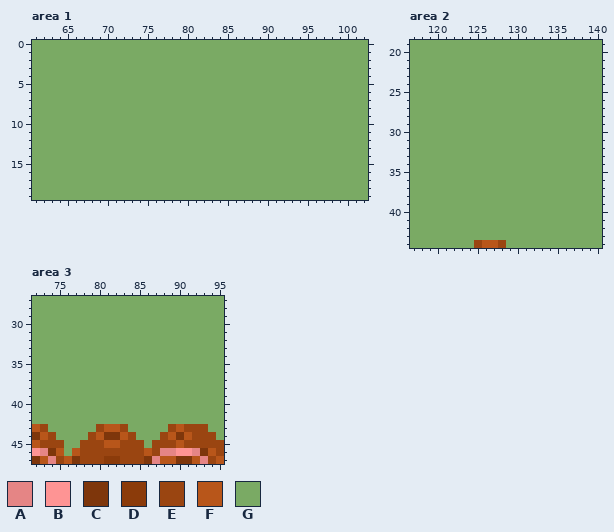
Pixel-art file, stored at Art Assets/Aseprite Files/experiment-3.aseprite. Above, as it was before the edit.
220x178 pixels, 1 frame. Colours within 5 levels of each other are drawn and written as one. Shown: area 1: x 61..102, y 0..19; area 2: x 117..140, y 19..44; area 3: x 72..95, y 27..47. The commit also changed other parts of the picture, which this record leaves out.
Visible layers, top first: "Front", "BG".
Palette (. is transparent): A #e58585  B #fe9494  C #7e360b  D #8b3b0a  E #9a4511  F #b8561a  G #7aaa64
Pixels before, area 1, first column x 61:
 0 GGGGGGGGGGGGGGGGGGGGGGGGGGGGGGGGGGGGGGGGGG
 1 GGGGGGGGGGGGGGGGGGGGGGGGGGGGGGGGGGGGGGGGGG
 2 GGGGGGGGGGGGGGGGGGGGGGGGGGGGGGGGGGGGGGGGGG
 3 GGGGGGGGGGGGGGGGGGGGGGGGGGGGGGGGGGGGGGGGGG
 4 GGGGGGGGGGGGGGGGGGGGGGGGGGGGGGGGGGGGGGGGGG
 5 GGGGGGGGGGGGGGGGGGGGGGGGGGGGGGGGGGGGGGGGGG
 6 GGGGGGGGGGGGGGGGGGGGGGGGGGGGGGGGGGGGGGGGGG
 7 GGGGGGGGGGGGGGGGGGGGGGGGGGGGGGGGGGGGGGGGGG
 8 GGGGGGGGGGGGGGGGGGGGGGGGGGGGGGGGGGGGGGGGGG
 9 GGGGGGGGGGGGGGGGGGGGGGGGGGGGGGGGGGGGGGGGGG
10 GGGGGGGGGGGGGGGGGGGGGGGGGGGGGGGGGGGGGGGGGG
11 GGGGGGGGGGGGGGGGGGGGGGGGGGGGGGGGGGGGGGGGGG
12 GGGGGGGGGGGGGGGGGGGGGGGGGGGGGGGGGGGGGGGGGG
13 GGGGGGGGGGGGGGGGGGGGGGGGGGGGGGGGGGGGGGGGGG
14 GGGGGGGGGGGGGGGGGGGGGGGGGGGGGGGGGGGGGGGGGG
15 GGGGGGGGGGGGGGGGGGGGGGGGGGGGGGGGGGGGGGGGGG
16 GGGGGGGGGGGGGGGGGGGGGGGGGGGGGGGGGGGGGGGGGG
17 GGGGGGGGGGGGGGGGGGGGGGGGGGGGGGGGGGGGGGGGGG
18 GGGGGGGGGGGGGGGGGGGGGGGGGGGGGGGGGGGGGGGGGG
19 GGGGGGGGGGGGGGGGGGGGGGGGGGGGGGGGGGGGGGGGGG
Pixels before, area 2, first column x 117:
19 GGGGGGGGGGGGGGGGGGGGGGGG
20 GGGGGGGGGGGGGGGGGGGGGGGG
21 GGGGGGGGGGGGGGGGGGGGGGGG
22 GGGGGGGGGGGGGGGGGGGGGGGG
23 GGGGGGGGGGGGGGGGGGGGGGGG
24 GGGGGGGGGGGGGGGGGGGGGGGG
25 GGGGGGGGGGGGGGGGGGGGGGGG
26 GGGGGGGGGGGGGGGGGGGGGGGG
27 GGGGGGGGGGGGGGGGGGGGGGGG
28 GGGGGGGGGGGGGGGGGGGGGGGG
29 GGGGGGGGGGGGGGGGGGGGGGGG
30 GGGGGGGGGGGGGGGGGGGGGGGG
31 GGGGGGGGGGGGGGGGGGGGGGGG
32 GGGGGGGGGGGGGGGGGGGGGGGG
33 GGGGGGGGGGGGGGGGGGGGGGGG
34 GGGGGGGGGGGGGGGGGGGGGGGG
35 GGGGGGGGGGGGGGGGGGGGGGGG
36 GGGGGGGGGGGGGGGGGGGGGGGG
37 GGGGGGGGGGGGGGGGGGGGGGGG
38 GGGGGGGGGGGGGGGGGGGGGGGG
39 GGGGGGGGGGGGGGGGGGGGGGGG
40 GGGGGGGGGGGGGGGGGGGGGGGG
41 GGGGGGGGGGGGGGGGGGGGGGGG
42 GGGGGGGGGGGGGGGGGGGGGGGG
43 GGGGGGGGGGGGGGGGGGGGGGGG
44 GGGGGGGGEFFEGGGGGGGGGGGG
Pixels before, area 3, first column x 72:
27 GGGGGGGGGGGGGGGGGGGGGGGG
28 GGGGGGGGGGGGGGGGGGGGGGGG
29 GGGGGGGGGGGGGGGGGGGGGGGG
30 GGGGGGGGGGGGGGGGGGGGGGGG
31 GGGGGGGGGGGGGGGGGGGGGGGG
32 GGGGGGGGGGGGGGGGGGGGGGGG
33 GGGGGGGGGGGGGGGGGGGGGGGG
34 GGGGGGGGGGGGGGGGGGGGGGGG
35 GGGGGGGGGGGGGGGGGGGGGGGG
36 GGGGGGGGGGGGGGGGGGGGGGGG
37 GGGGGGGGGGGGGGGGGGGGGGGG
38 GGGGGGGGGGGGGGGGGGGGGGGG
39 GGGGGGGGGGGGGGGGGGGGGGGG
40 GGGGGGGGGGGGGGGGGGGGGGGG
41 GGGGGGGGGGGGGGGGGGGGGGGG
42 GGGGGGGGGGGGGGGGGGGGGGGG
43 FEGGGGGGEFFEGGGGGEFEEEGG
44 CFEGGGGEFCCFEGGGEFCFEEEG
45 FEEEGGEEEFFEEEGEEEFEEEEE
46 BACFGFEEEEEEEEFEAABBACFE
47 CFAEFCEEEDDEEECAFFCCFAEF
And afterwards:
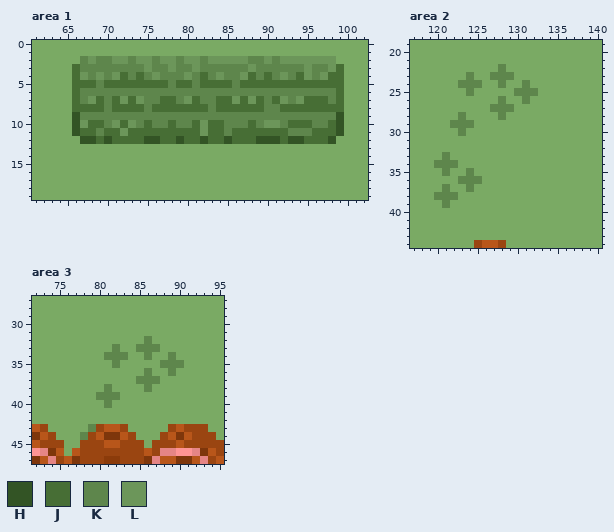
Colours new in this view: H #335425  J #476e35  K #5e864c  L #6c965a
Diff:
{"where": "area 1, layer \"Front\""}
{"y":2,"x":67,"old":"GGGGGGGGGGGGGGGGGGGGGGGGGGGGGGGG","new":"KLKKLLKLLKLLKLLKLLLLLKKLKLLLLLLL"}
{"y":3,"x":66,"old":"GGGGGGGGGGGGGGGGGGGGGGGGGGGGGGGGGG","new":"JKKKKKKKKLKKLKKLKKKKKKLKKKKKKLKKLJ"}
{"y":4,"x":66,"old":"GGGGGGGGGGGGGGGGGGGGGGGGGGGGGGGGGG","new":"JLKLKLJKJKLKKKLKJKLKKLJKJKLKJLKLJJ"}
{"y":5,"x":66,"old":"GGGGGGGGGGGGGGGGGGGGGGGGGGGGGGGGGG","new":"JJJKJJJJJJJJKJJKJJJJKJJJJJJJJJJJJJ"}
{"y":6,"x":66,"old":"GGGGGGGGGGGGGGGGGGGGGGGGGGGGGGGGGG","new":"JKKKKKKKKKKKKKKKKKKKKKKKKKKKKKKKKJ"}
{"y":7,"x":66,"old":"GGGGGGGGGGGGGGGGGGGGGGGGGGGGGGGGGG","new":"JKLJKJLJLKKJJKLJKKJJLJLJKJLKLJJJKJ"}
{"y":8,"x":66,"old":"GGGGGGGGGGGGGGGGGGGGGGGGGGGGGGGGGG","new":"JJJJKJJJJKJJJJJJJKJJJJJJKKJJJJJJJJ"}
{"y":9,"x":66,"old":"GGGGGGGGGGGGGGGGGGGGGGGGGGGGGGGGGG","new":"HKKKKKKKKKKKKKKKKKKKKKKKKKKKKKKKKH"}
{"y":10,"x":66,"old":"GGGGGGGGGGGGGGGGGGGGGGGGGGGGGGGGGG","new":"HLJJKLJLKJKKJKKJLJJKKKJKLLKJJJKKJH"}
{"y":11,"x":66,"old":"GGGGGGGGGGGGGGGGGGGGGGGGGGGGGGGGGG","new":"HJJKJJLJJJJJJJJJLJJKJJJJJJJKKKJJJH"}
{"y":12,"x":67,"old":"GGGGGGGGGGGGGGGGGGGGGGGGGGGGGGGG","new":"HHJHJJJJHHJJHJJHJJHJJJHHHJHHJJJH"}
{"where": "area 2, layer \"BG\""}
{"y":22,"x":128,"old":"G","new":"K"}
{"y":23,"x":124,"old":"G","new":"K"}
{"y":23,"x":127,"old":"GGG","new":"KKK"}
{"y":24,"x":123,"old":"GGG","new":"KKK"}
{"y":24,"x":128,"old":"G","new":"K"}
{"y":24,"x":131,"old":"G","new":"K"}
{"y":25,"x":124,"old":"G","new":"K"}
{"y":25,"x":130,"old":"GGG","new":"KKK"}
{"y":26,"x":128,"old":"G","new":"K"}
{"y":26,"x":131,"old":"G","new":"K"}
{"y":27,"x":127,"old":"GGG","new":"KKK"}
{"y":28,"x":123,"old":"G","new":"K"}
{"y":28,"x":128,"old":"G","new":"K"}
{"y":29,"x":122,"old":"GGG","new":"KKK"}
{"y":30,"x":123,"old":"G","new":"K"}
{"y":33,"x":121,"old":"G","new":"K"}
{"y":34,"x":120,"old":"GGG","new":"KKK"}
{"y":35,"x":121,"old":"G","new":"K"}
{"y":35,"x":124,"old":"G","new":"K"}
{"y":36,"x":123,"old":"GGG","new":"KKK"}
{"y":37,"x":121,"old":"G","new":"K"}
{"y":37,"x":124,"old":"G","new":"K"}
{"y":38,"x":120,"old":"GGG","new":"KKK"}
{"y":39,"x":121,"old":"G","new":"K"}
{"where": "area 3, layer \"BG\""}
{"y":32,"x":86,"old":"G","new":"K"}
{"y":33,"x":82,"old":"G","new":"K"}
{"y":33,"x":85,"old":"GGG","new":"KKK"}
{"y":34,"x":81,"old":"GGG","new":"KKK"}
{"y":34,"x":86,"old":"G","new":"K"}
{"y":34,"x":89,"old":"G","new":"K"}
{"y":35,"x":82,"old":"G","new":"K"}
{"y":35,"x":88,"old":"GGG","new":"KKK"}
{"y":36,"x":86,"old":"G","new":"K"}
{"y":36,"x":89,"old":"G","new":"K"}
{"y":37,"x":85,"old":"GGG","new":"KKK"}
{"y":38,"x":81,"old":"G","new":"K"}
{"y":38,"x":86,"old":"G","new":"K"}
{"y":39,"x":80,"old":"GGG","new":"KKK"}
{"y":40,"x":81,"old":"G","new":"K"}
{"y":43,"x":79,"old":"G","new":"K"}
{"y":44,"x":78,"old":"G","new":"K"}
{"label":"changed","picture_box":[72,56,344,144]}
{"label":"changed","picture_box":[434,64,538,208]}
{"label":"changed","picture_box":[80,336,184,440]}
